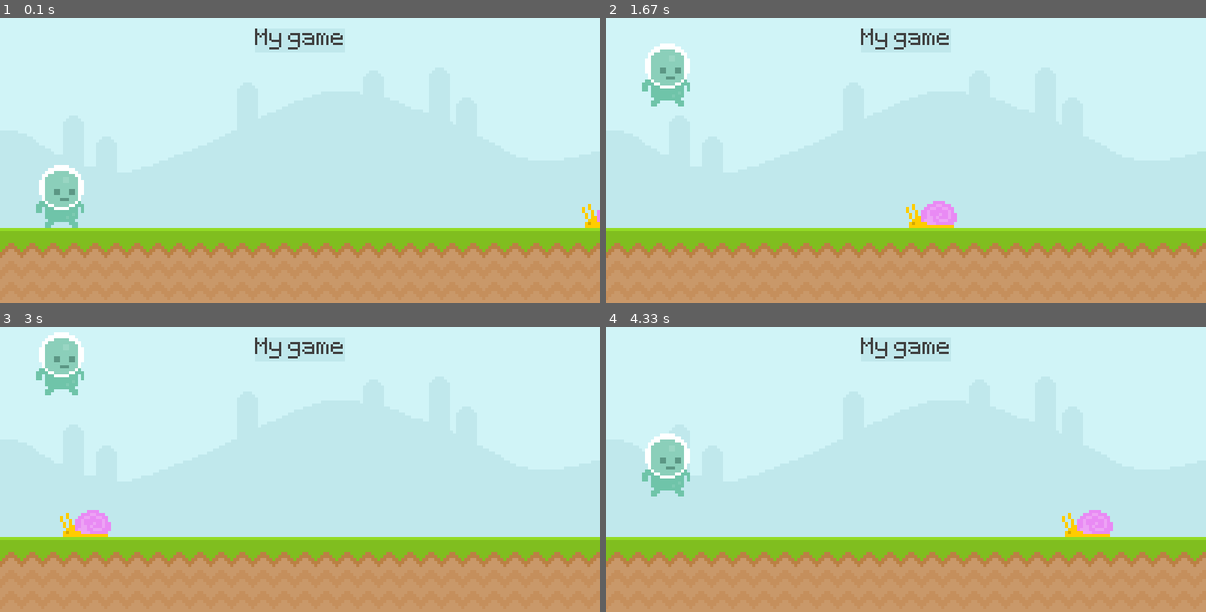
Above: before the commit, frames 1-4 (two rows, left to right).
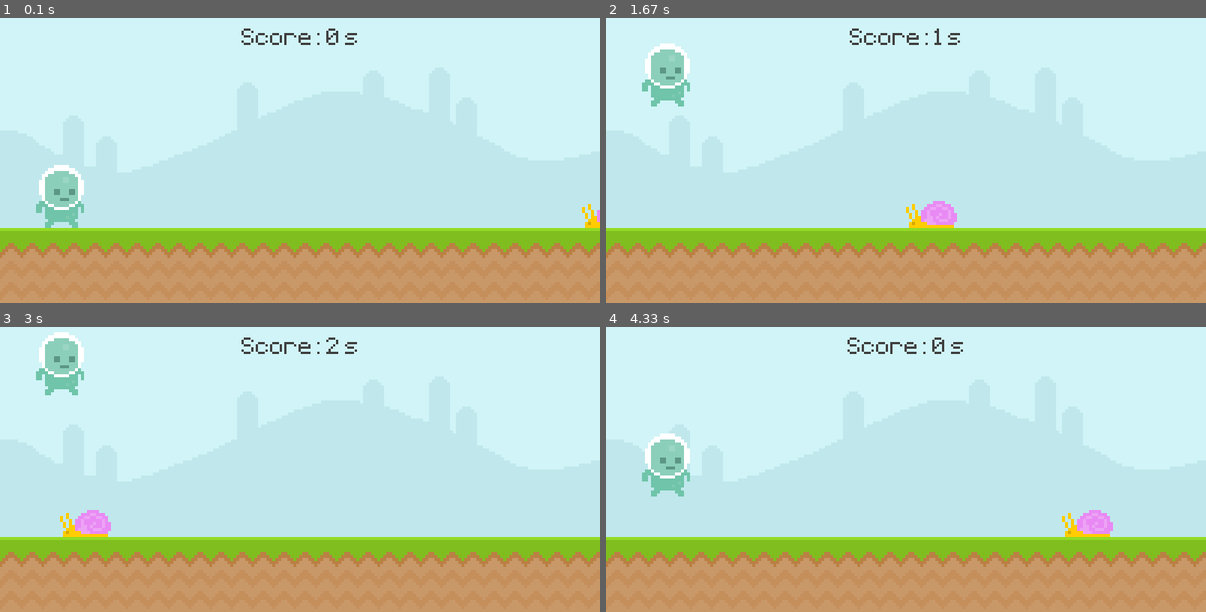
Above: after the commit, the same moments.

Repository: bstew794/PyGame_Tutorial
Game: pygame game, started from Runner.py
Two runs of this game, one before a commit and one after it. Both use one fixed random seed, a clock stepped at 60 frames per second and the inputs below.
Inputs (mouse positions are in pixels of both pictures, inside the frame that each line leads up to):
- Up to frame 1 (0.1 s): no input
- Up to frame 2 (1.67 s): click (666, 197) at 0.38 s; click (666, 197) at 1.22 s
- Up to frame 3 (3 s): tap Space at 2, 2.4, 2.7 s
- Up to frame 4 (4.33 s): tap Space at 3.23, 3.53, 3.73, 4.03 s

The runs differ from the first frame. In frame 1, 0.4% of the frame differs, in the area x 40-60%, y 3-12%; in frame 2, 0.4%; in frame 3, 0.4%; in frame 4, 0.4%.

Commit message:
Added a score function using time alive

Diff:
--- a/Runner.py
+++ b/Runner.py
@@ -2,6 +2,17 @@
 # import necessary modules
 import pygame
 from sys import exit
+
+
+# this function helps calculate the score of the player
+def disp_scor():
+    curr_time = int((pygame.time.get_ticks() - star_time) / 1000)
+    scor_surf = test_font.render(f'Score: {curr_time} s', False, (64, 64, 64))
+    scor_rect = scor_surf.get_rect(center = (400, 50))
+    screen.blit(scor_surf, scor_rect)
+
+    return curr_time
+
 
 # initialize the pygame system to allow me to run and display the game
 pygame.init()
@@ -9,26 +20,29 @@
 # Set the name of the window
 pygame.display.set_caption('Runner')
 
+
 # define some variables that will be used in the rest of the code including the screen, clock, and fonts
 screen = pygame.display.set_mode((800, 400))
 clock = pygame.time.Clock()
 test_font = pygame.font.Font('Font/PixelType.ttf', 50)
 game_actv = True
+star_time = 0
 
 # define some surfaces including the environment, actors, and score
 sky_surf = pygame.image.load('Graphics/Enviroment/sky.png').convert_alpha()
 grnd_surf = pygame.image.load('Graphics/Enviroment/ground.png').convert_alpha()
-scor_surf = test_font.render('My game', False, (64, 64, 64))
+# scor_surf = test_font.render('My game', False, (64, 64, 64))
 snal_surf = pygame.image.load('Graphics/Enemies/Snail/snail1.png').convert_alpha()
 play_surf = pygame.image.load('Graphics/Player/walk1.png').convert_alpha()
 
 # define a rectangle hitbox for the player, enemies, and menu items
 play_rect = play_surf.get_rect(midbottom = (80, 300))
 snal_rect = snal_surf.get_rect(bottomleft = (800, 300))
-scor_rect = scor_surf.get_rect(center = (400, 50))
+# scor_rect = scor_surf.get_rect(center = (400, 50))
 
 # define player attributes
 play_grav = 0
+
 
 # main game loop
 while True:
@@ -60,6 +74,7 @@
                 if event.key == pygame.K_SPACE:
                     game_actv = True
                     snal_rect.left = 800
+                    star_time = pygame.time.get_ticks()
 
 
     # The actual Game Logic
@@ -96,11 +111,12 @@
         screen.blit(snal_surf, snal_rect)
 
         # add a background to the score
-        pygame.draw.rect(screen, '#c0e8ec', scor_rect)
-        pygame.draw.rect(screen, '#c0e8ec', scor_rect, 10)
+        # pygame.draw.rect(screen, '#c0e8ec', scor_rect)
+        # pygame.draw.rect(screen, '#c0e8ec', scor_rect, 10)
 
         # display the score surface on the screen surface
-        screen.blit(scor_surf, scor_rect)
+        # screen.blit(scor_surf, scor_rect)
+        disp_scor()
 
 
         # Manage player collision with snails
